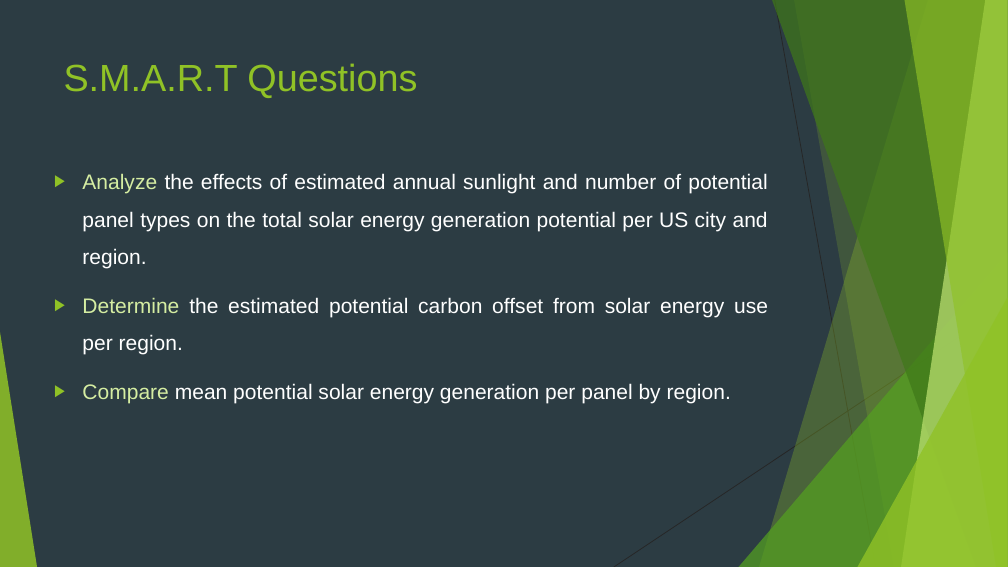
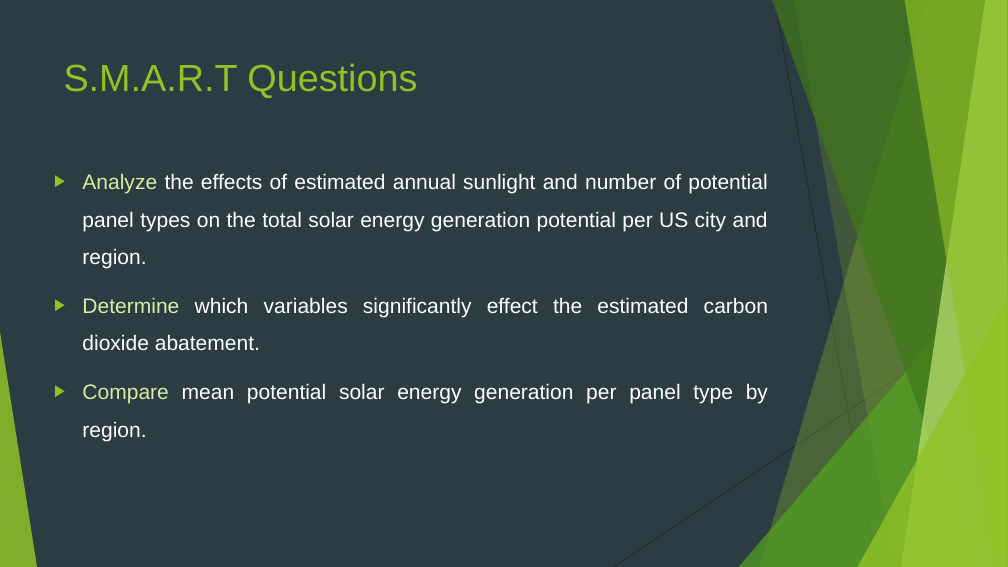
Before and after one commit to breardon7/6101-GroupProjects, a slide deck: slide 7 of 6101 Group Project New Version_Brad_3.20 v2.pptx. Drawn at 1008x567 pixels with LibreOffice and Linux fonts; fonts in the diff are those of the drawing. Boxes give left, top, right and bottom in pixels: in the first picture for what was removed or moved away, otherwise in the second. Text is boxed around its words. In the diff, an @@ line names an element or a change of style, - is before the commit and + after.

```diff
--- a/6101 Group Project New Version_Brad_3.20 v2.pptx
+++ b/6101 Group Project New Version_Brad_3.20 v2.pptx
@@ text at (82, 297, 768, 441): text changed @@
-▶ Determine the estimated potential carbon offset from solar energy use per region.
-▶ Compare mean potential solar energy generation per panel by region.
+▶ Determine which variables significantly effect the estimated carbon dioxide abatement.
+▶ Compare mean potential solar energy generation per panel type by region.
```
Also in this commit, not shown: 2 other slides changed, 1 slide added, 2 slides removed.
